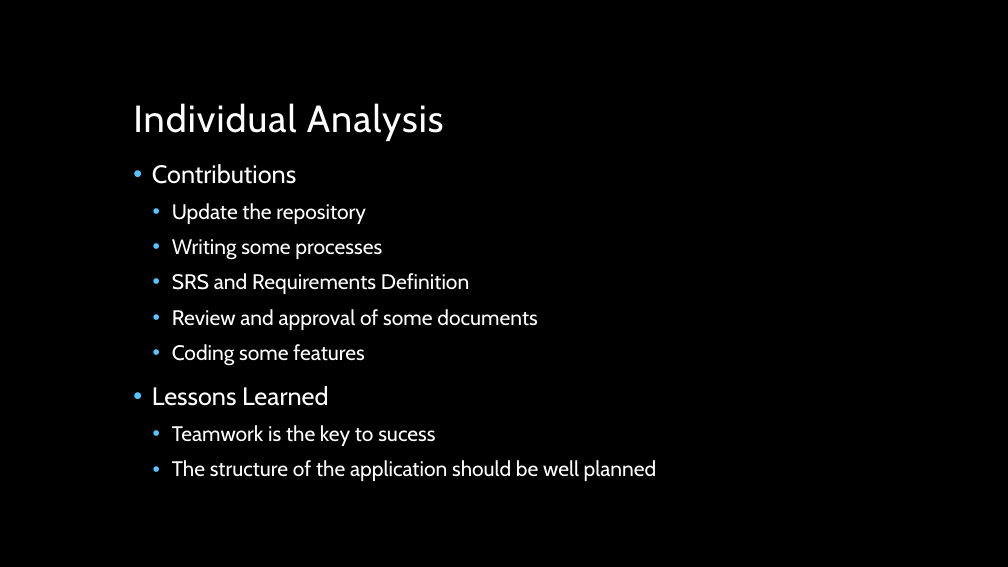
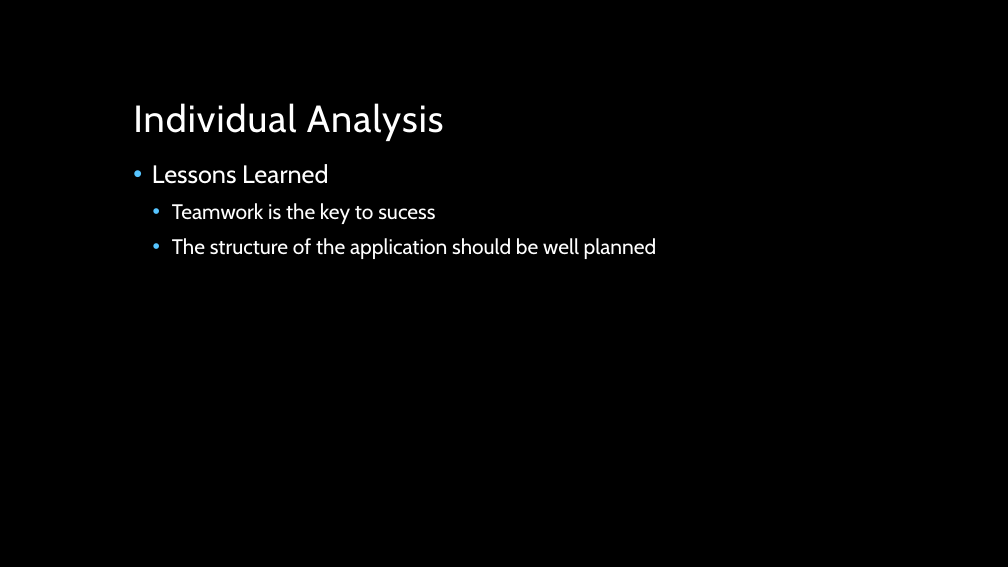
Before and after one commit to jmgirao/projetosoftware1213, a slide deck: slide 8 of Final Presentation/Mário/librarian.pptx (slide 7 before the commit). Drawn at 1008x567 pixels with LibreOffice and Linux fonts; fonts in the diff are those of the drawing; background and template pictures are left out. Boxes give left, top, right and bottom in pixels: in the first picture for what was removed or moved away, otherwise in the second. Text is boxed around its words. In the diff, an @@ line names an element or a change of style, - is before the commit and + after.

```diff
--- a/Final Presentation/Mário/librarian.pptx
+++ b/Final Presentation/Mário/librarian.pptx
@@ text at (x1=152, y1=164, x2=537, y2=366): paragraphs removed @@
-• Contributions
-  • Update the repository
-  • Writing some processes
-  • SRS and Requirements Definition
-  • Review and approval of some documents
-  • Coding some features
```
Also in this commit, not shown: 4 other slides changed, 1 slide added.
